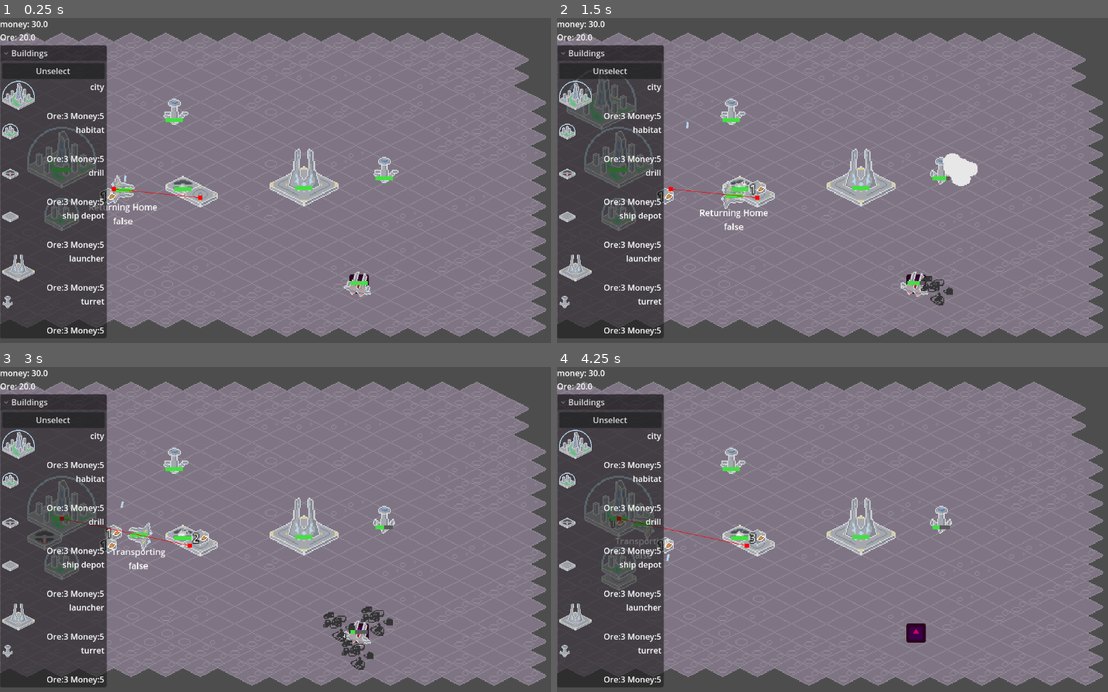
Above: before the commit, frames 1-4 (two rows, left to right).
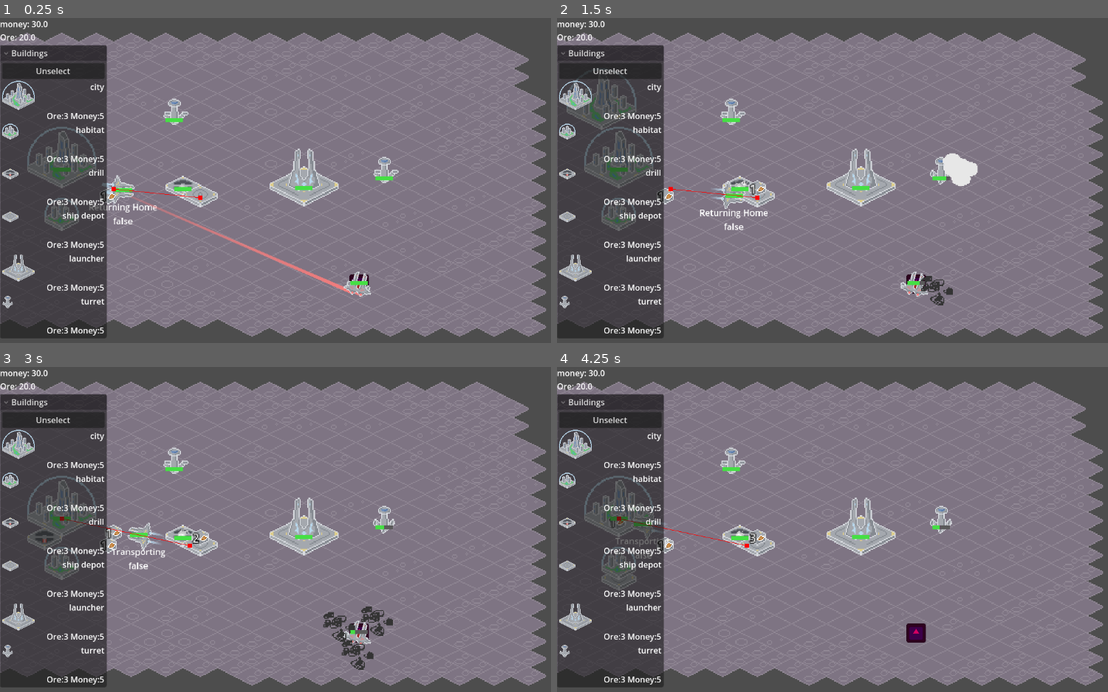
Above: after the commit, the same moments.

Repository: kevinn-t/cmpm-170-tower-defense
Game: Godot game, scene res://main scene.tscn
The game is run twice, just before and just after one commit, with the same random seed, the same clock (stepped at 60 frames per second) and the same inputs. The engine's default icon, where the game draws it, is replaced by a stand-in: a white triangle on a blue panel in a dark square.
Inputs:
- Up to frame 1 (0.25 s): no input
- Up to frame 2 (1.5 s): click "Unselect" at 0.5 s; click "city" at 1.25 s
- Up to frame 3 (3 s): click "habitat" at 2 s; click "drill" at 2.75 s
- Up to frame 4 (4.25 s): click "ship depot" at 3.5 s

The runs differ from the first frame. In frame 1, 0.4% of the frame differs, in the area x 18-67%, y 48-86%; in frame 2, less than 0.1%; in frame 3, less than 0.1%; in frame 4, less than 0.1%.

Commit message:
add some good lookin trails

Diff:
--- a/Prefabs/enemy.tscn
+++ b/Prefabs/enemy.tscn
@@ -1,8 +1,12 @@
-[gd_scene load_steps=5 format=3 uid="uid://dbjsdcb8gin4k"]
+[gd_scene load_steps=7 format=3 uid="uid://dbjsdcb8gin4k"]
 
 [ext_resource type="Script" uid="uid://dvgnsjfekgaek" path="res://Scripts/enemy.gd" id="1_lgw76"]
 [ext_resource type="Texture2D" uid="uid://p1omitrd35t4" path="res://Art/enemy_ship.png" id="2_lgw76"]
+[ext_resource type="Script" uid="uid://g2h5vmi5xsd2" path="res://Scripts/trail2D.gd" id="3_30yes"]
 [ext_resource type="PackedScene" uid="uid://bv3jw0xt10wxi" path="res://Prefabs/gun.tscn" id="3_t4g6b"]
+
+[sub_resource type="Gradient" id="Gradient_30yes"]
+colors = PackedColorArray(0.9529412, 0.49019608, 0.49019608, 1, 0.9529412, 0.49019608, 0.49019608, 0)
 
 [sub_resource type="CircleShape2D" id="CircleShape2D_lgw76"]
 radius = 14.0
@@ -14,8 +18,29 @@
 team = 1
 
 [node name="Sprite2D" type="Sprite2D" parent="."]
+z_index = 1
 rotation = 1.5707964
 texture = ExtResource("2_lgw76")
+
+[node name="Line2D" type="Line2D" parent="Sprite2D"]
+position = Vector2(4.0000005, 10)
+rotation = -1.5707964
+points = PackedVector2Array(0, 0, -23, 0)
+width = 2.0
+default_color = Color(0.9529412, 0.49019608, 0.49019608, 1)
+gradient = SubResource("Gradient_30yes")
+script = ExtResource("3_30yes")
+length = 20.0
+
+[node name="Line2D2" type="Line2D" parent="Sprite2D"]
+position = Vector2(-3.9999995, 10)
+rotation = -1.5707964
+points = PackedVector2Array(0, 0, -23, 0)
+width = 2.0
+default_color = Color(0.9529412, 0.49019608, 0.49019608, 1)
+gradient = SubResource("Gradient_30yes")
+script = ExtResource("3_30yes")
+length = 20.0
 
 [node name="CollisionShape2D2" type="CollisionShape2D" parent="."]
 shape = SubResource("CircleShape2D_lgw76")
--- a/Prefabs/ship.tscn
+++ b/Prefabs/ship.tscn
@@ -1,8 +1,14 @@
-[gd_scene load_steps=5 format=3 uid="uid://jivqusd7xwo1"]
+[gd_scene load_steps=7 format=3 uid="uid://jivqusd7xwo1"]
 
 [ext_resource type="Script" uid="uid://014u54bmi76o" path="res://Scripts/transport_ship.gd" id="1_88h6h"]
 [ext_resource type="Texture2D" uid="uid://r1wyym74q2hw" path="res://Art/ship.png" id="2_88h6h"]
 [ext_resource type="Script" uid="uid://g2h5vmi5xsd2" path="res://Scripts/trail2D.gd" id="3_ba1si"]
+
+[sub_resource type="Gradient" id="Gradient_ba1si"]
+colors = PackedColorArray(0.72156864, 0.8392157, 0.91764706, 1, 0.72156864, 0.8392157, 0.91764706, 0)
+
+[sub_resource type="Gradient" id="Gradient_cm1ru"]
+colors = PackedColorArray(0.72156864, 0.8392157, 0.91764706, 1, 0.72156864, 0.8392157, 0.91764706, 0)
 
 [sub_resource type="CircleShape2D" id="CircleShape2D_88h6h"]
 radius = 14.0
@@ -26,7 +32,19 @@
 points = PackedVector2Array(0, 0, -23, 0)
 width = 2.0
 default_color = Color(0.72156864, 0.8392157, 0.91764706, 1)
+gradient = SubResource("Gradient_ba1si")
 script = ExtResource("3_ba1si")
+length = 20.0
+
+[node name="Line2D2" type="Line2D" parent="Sprite2D"]
+position = Vector2(-3.9999995, 10)
+rotation = -1.5707964
+points = PackedVector2Array(0, 0, -23, 0)
+width = 2.0
+default_color = Color(0.72156864, 0.8392157, 0.91764706, 1)
+gradient = SubResource("Gradient_cm1ru")
+script = ExtResource("3_ba1si")
+length = 20.0
 
 [node name="CollisionShape2D" type="CollisionShape2D" parent="."]
 shape = SubResource("CircleShape2D_88h6h")
--- a/Scripts/trail2D.gd
+++ b/Scripts/trail2D.gd
@@ -2,7 +2,7 @@
 # referenced, but edited
 extends Line2D
 
-@export var length : = 10
+@export var length : float = 10
 
 @onready var parent : Node2D = get_parent()
 var offset : Vector2 = Vector2.ZERO
@@ -14,8 +14,9 @@
 func _physics_process(_delta: float) -> void:
 	global_position = Vector2.ZERO
 
-	var point : = parent.global_position + offset
-	add_point(point, 0)
+	var point : Vector2 = parent.to_global(offset)
+
+	add_point(to_local(point), 0)
 
 	if get_point_count() > length:
 		remove_point(get_point_count() - 1)
